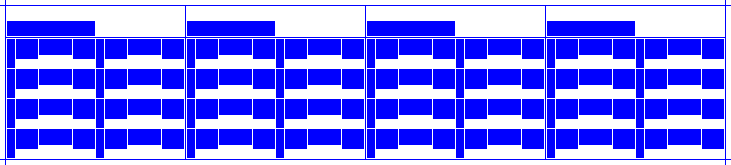
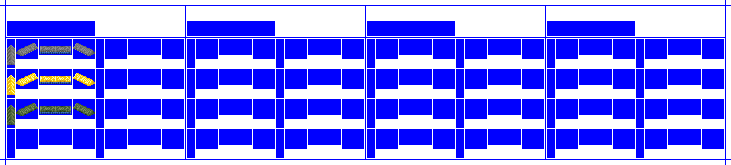
Revision of a layered 731 x 165 image; what changed, layer by layer:
added layer "Tarp Base copy" above "Tarp Base" over <box>7,43,95,125</box>
added layer "Liv0_0 #2" above "Load" over <box>40,46,71,114</box>
